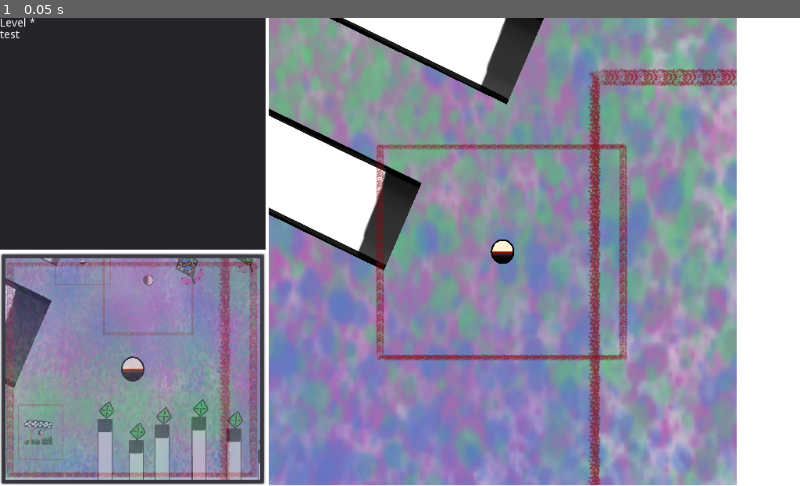
Above: before the commit, frame 1.
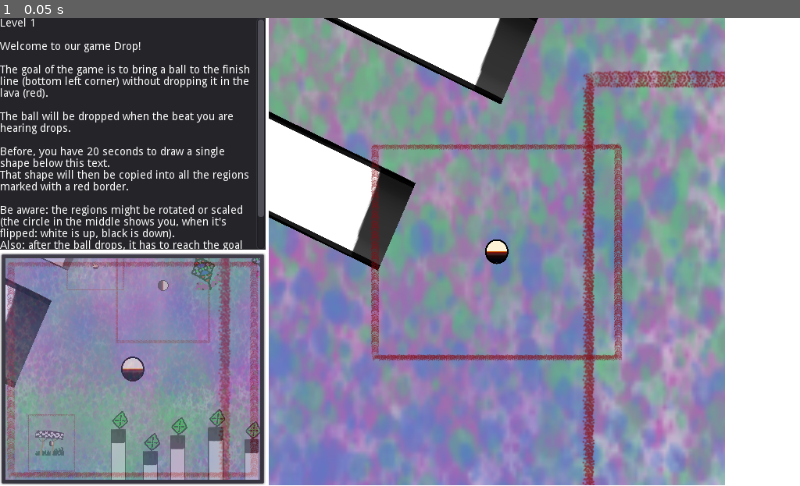
Above: after the commit, the same moment.

Repository: MariusDoe/DropInShapes
Game: Godot game, scene res://UI.tscn
Same seed, same stepped clock (60 frames per second), same inputs: the game is played once before the commit and once after it.
Inputs:
- Up to frame 1 (0.05 s): no input

The runs differ from the first frame. In frame 1, 21% of the frame differs, in the area x 0-93%, y 0-100%.

Commit message:
added texts

Diff:
--- a/src/Anchor.gd
+++ b/src/Anchor.gd
@@ -4,4 +4,4 @@
 
 func get_rect():
 	var size = $Border.texture.get_size() * $Border.scale * scale
-	return Rect2(position - size / 2, size)
+	return Rect2(position - (size / 2), size)
--- a/src/Anchor.tscn
+++ b/src/Anchor.tscn
@@ -14,7 +14,6 @@
 texture = ExtResource( 2 )
 
 [node name="Border" type="Sprite" parent="."]
-position = Vector2( -0.667419, 0 )
 scale = Vector2( 0.3, 0.3 )
 texture = ExtResource( 3 )
 
--- a/src/Camera2D.gd
+++ b/src/Camera2D.gd
@@ -8,6 +8,7 @@
 func show_rect(rect: Rect2, rot: float, parent = get_parent() as Viewport, stretch = false):
 	print("should show: ", rect)
 	var size = parent.size
+	print("my size: ", size)
 	var adjustedRect = rect
 	if not stretch:
 		if rect.size.x / rect.size.y > size.x / size.y:
@@ -20,6 +21,7 @@
 	position = adjustedRect.position + adjustedRect.size / 2
 	rotating = true
 	rotation = rot
+	print("adjusted: ", adjustedRect)
 	print("zoom: ", zoom)
 	print("position: ", position)
 	print("rotation: ", rotation)
--- a/src/GameController.gd
+++ b/src/GameController.gd
@@ -3,6 +3,7 @@
 var levels = [
 	preload("res://Level1.tscn"),
 	preload("res://Level2.tscn"),
+	preload("res://Level3.tscn")
 ]
 
 var win_screen = preload("res://WinScreen.tscn")
@@ -49,17 +50,20 @@
 		if child is AudioStreamPlayer:
 			audioplayer = child
 	level.remove_child(audioplayer)
-	add_child(audioplayer)
 
 	main_viewport.add_child(level)
 	ui_update_main_viewport()
 
-	richtextlabel.text = level.desc
+	richtextlabel.bbcode_enabled = true
+	richtextlabel.bbcode_text = level.desc
 
 	add_cameras()
 
 	draw.unlock()
 	set_timer()
+
+	add_child(audioplayer)
+
 
 func unload_level():
 	if level:
@@ -84,7 +88,6 @@
 	get_tree().change_scene_to(win_screen)
 
 func reset():
-	level_index = 0
 	load_level()
 
 func set_timer():
--- a/src/Level1.tscn
+++ b/src/Level1.tscn
@@ -13,9 +13,26 @@
 
 [node name="Level1" type="Node2D"]
 script = ExtResource( 1 )
-view_rect = Rect2( 0, 0, 850, 850 )
-desc = "Level *
-test"
+__meta__ = {
+"_edit_horizontal_guides_": [  ],
+"_edit_vertical_guides_": [  ]
+}
+view_rect = Rect2( 0, 0, 800, 820 )
+desc = "Level 1
+
+Welcome to our game [b]Drop[/b]!
+
+The goal of the game is to bring a ball to the finish line (bottom left corner) without dropping it in the lava (red).
+
+The ball will be dropped when the beat you are hearing drops.
+
+Before, you have 20 seconds to draw a single shape below this text.
+That shape will then be copied into all the regions marked with a red border.
+
+Be aware: the regions might be rotated or scaled (the circle in the middle shows you, when it's flipped: white is up, black is down).
+Also: after the ball drops, it has to reach the goal after about 20 seconds.
+
+Have fun!"
 
 [node name="Obstacle4" parent="." instance=ExtResource( 2 )]
 position = Vector2( 173.018, 165.454 )
--- a/src/Level2.tscn
+++ b/src/Level2.tscn
@@ -13,7 +13,11 @@
 
 [node name="Level1" type="Node2D"]
 script = ExtResource( 1 )
-view_rect = Rect2( 0, 0, 800, 800 )
+__meta__ = {
+"_edit_vertical_guides_": [  ]
+}
+view_rect = Rect2( 0, 0, 750, 750 )
+desc = "Level 2"
 
 [node name="Obstacle" parent="." instance=ExtResource( 2 )]
 position = Vector2( 246.285, 92.9697 )
--- a/src/Level3.tscn
+++ b/src/Level3.tscn
@@ -12,7 +12,8 @@
 
 [node name="Level1" type="Node2D"]
 script = ExtResource( 1 )
-view_rect = Rect2( 0, 0, 850, 850 )
+view_rect = Rect2( 0, 0, 860, 750 )
+desc = "Level 3"
 
 [node name="Obstacle4" parent="." instance=ExtResource( 2 )]
 position = Vector2( 172.285, 162.97 )
